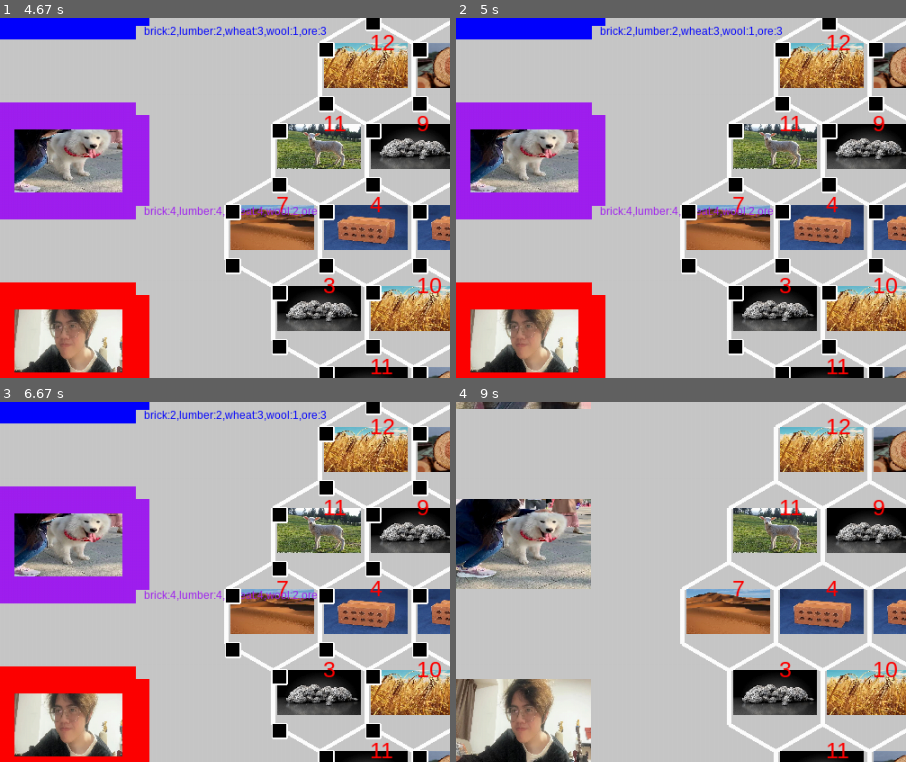
Above: before the commit, frames 1-4 (two rows, left to right).
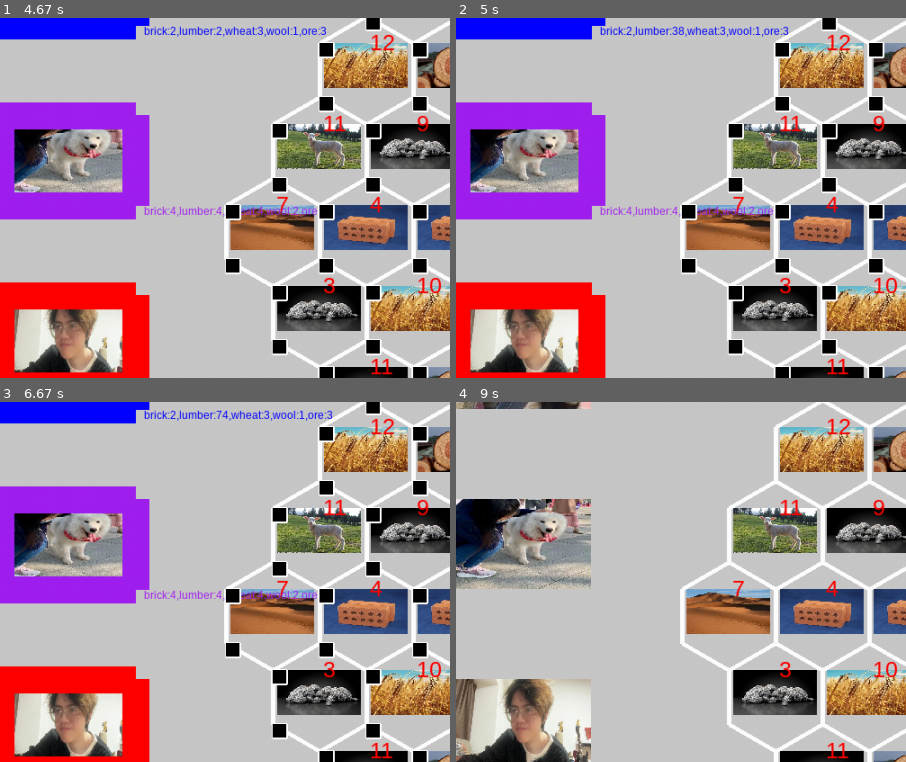
Above: after the commit, the same moments.

Repository: HAOzj/Practices-Python
Game: pygame game, started from pygame/catan/main.py
The game is run twice, just before and just after one commit, with the same random seed, the same clock (stepped at 60 frames per second) and the same inputs.
Inputs:
- Up to frame 1 (4.67 s): hold Up 0.83-1.3 s; hold Right 1.33-1.8 s; tap R at 1.83 s; hold Left 2.33-2.93 s; tap P at 2.97 s; tap V at 3.8 s
- Up to frame 2 (5 s): tap M at 4.9 s
- Up to frame 3 (6.67 s): tap M at 6.3 s
- Up to frame 4 (9 s): tap R at 8.87 s
The pictures show only the part of the screen within x 0-50%, y 15-65%; the shares and areas given below are measured in that part.

Frame 1 is identical in both runs. In frame 2, 0.3% of the frame differs, in the area x 48-74%, y 2-6%; in frame 3, 0.3%; in frame 4, nothing differs.

Commit message:
develop card except knight; refactor

Diff:
--- a/pygame/catan/conf.py
+++ b/pygame/catan/conf.py
@@ -9,6 +9,9 @@
 BACKGROUND = (200, 200, 200)
 CAPTION = '妹多局之卡坦岛'
 
+# 资源
+RESOURCES = 'wool lumber wheat ore brick desert'.split(' ')
+
 # tile
 RADIUS = 30
 
@@ -17,6 +20,7 @@
 
 # 玩家配置
 WIN_POINT = 10
+HUT_MAX, TOWN_MAX = 5, 4
 names = ['小蓝', '小紫', '小红', '小绿']
 colors = ['blue', 'purple', 'red', 'green']
 xs = [0] * 4
--- a/pygame/catan/main.py
+++ b/pygame/catan/main.py
@@ -4,17 +4,19 @@
 
 @author : woshihaozhaojun@sina.com
 """
+import random
 from collections import deque
 from time import sleep
 
 import pygame
 
 from conf import (
-    CAPTION, WIDTH, HEIGHT, BACKGROUND, WIN_POINT,
+    CAPTION, WIDTH, HEIGHT, BACKGROUND,
+    WIN_POINT, HUT_MAX, TOWN_MAX, RESOURCES,
     xs, ys, colors, names
 )
 from player import (
-    Player, WarningMessage
+    Player, WarningMessage, DevelopCard
 )
 from tile import Hexagon
 from util import (
@@ -33,6 +35,15 @@
     print('---initialize resource---')
     for jugador in color2player.values():
         print(f"for {jugador.name}, {jugador.resources}")
+
+
+def init_develop_card():
+    """初始化发展卡堆"""
+    ans = [[DevelopCard.KNIGHT]] * 20 \
+        + [[DevelopCard.ROAD] * 2, [DevelopCard.CARD] * 2, [DevelopCard.MONOPOLY]] * 4 \
+        + [[DevelopCard.POINT]] * 8
+    random.shuffle(ans)
+    return ans
 
 
 def init_tiles(screen):
@@ -100,10 +111,12 @@
     ):
         if player.build_road():
             tile.change_edge_color(j - 1, player.color)
+            player.roads.add(road)
         else:
             player.warning(obj='road')
     else:
         player.warning(message=WarningMessage.ENCLAVE)
+
     sleep(0.5)
 
 
@@ -124,12 +137,15 @@
     village = tile.vertices[j - 1]
     if village.color != Hexagon.INIT_COLOR:
         player.warning(message=WarningMessage.OCCUPIED)
+    elif len(player.huts) >= HUT_MAX:
+        player.warning(message=WarningMessage.EXCEED, obj='hut')
     elif not is_check or any([edge.color == player.color for edge in ver2edge[village]]):
         if any([ver.color != Hexagon.INIT_COLOR for ver in ver2ver[village]]):
             player.warning(message=WarningMessage.OVERCROWDED)
         elif player.build_village():
             tile.change_vertex_color(j - 1, player.color)
             player.point += 1
+            player.huts.add(village)
         else:
             player.warning(obj='village')
     else:
@@ -148,9 +164,13 @@
     village = tile.vertices[j - 1]
     if village.color != player.color:
         player.warning(message=WarningMessage.OCCUPIED)
+    elif len(player.towns) >= TOWN_MAX:
+        player.warning(message=WarningMessage.EXCEED, obj='village')
     elif player.update_village():
+        player.huts.discard(village)
         tile.upgrade_vertex(j - 1)
         player.point += 1
+        player.towns.add(village)
     else:
         player.warning(message=WarningMessage.SHORTAGE)
     sleep(0.5)
@@ -166,7 +186,26 @@
     village = tile.vertices[j - 1]
     player.demolish_village(village=village, color=Hexagon.INIT_COLOR)
     player.point -= 1
-    sleep(0.5)
+    player.huts.remove(village)
+    sleep(0.5)
+
+
+def draw_develop_card(player: Player, develop_card_stack: list):
+    """抽发展卡"""
+    if develop_card_stack:
+        if player.draw_develop_card():
+            card = develop_card_stack.pop()
+            player.develop_card += card
+    else:
+        print("develop card stack is empty")
+    sleep(0.5)
+
+
+def monopolize(player: Player, players: list, tile: Hexagon):
+    res = tile.res
+    if res in RESOURCES[:-1]:
+        for tmp in [tmp for tmp in players if tmp != player]:
+            player.resources[res] += tmp.resources[res]
 
 
 def main():
@@ -179,7 +218,8 @@
     # 设置游戏标题
     pygame.display.set_caption(CAPTION)
 
-    # 初始化tiles, players
+    # 初始化tiles, players, 发展卡堆
+    develop_card_stack = init_develop_card()
     tiles, no2tiles = init_tiles(screen)
 
     players = deque([
@@ -189,9 +229,6 @@
 
     color2player = dict([(player.color, player) for player in players])
     ver2edge, ver2ver, edge2edge, edge2ver = drop_duplicate_and_befriend_edge_vertex(tiles)
-
-    # for v, es in ver2edge.items():
-    #     print(v.topleft, [e.mid for e in es])
 
     # 初始化精灵组
     hex_group = pygame.sprite.Group()
@@ -284,12 +321,18 @@
                 build_road(player, tile=tiles[i], j=j, edge2edge=edge2edge, edge2ver=edge2ver, is_check=turno > 8)
             elif keys[pygame.K_v]:
                 build_village(player, tiles[i], j, ver2edge=ver2edge, ver2ver=ver2ver, is_check=turno > 8)
-            elif keys[pygame.K_u]:
+            elif keys[pygame.K_u] and turno > 4:
                 upgrade_village(player, tiles[i], j)
             elif keys[pygame.K_t]:
                 demolish_road(player, tile=tiles[i], j=j)
             elif keys[pygame.K_b]:
                 demolish_village(player, tile=tiles[i], j=j)
+            elif keys[pygame.K_d] and turno > 8:  # 抽发展卡
+                draw_develop_card(player, develop_card_stack)
+            elif keys[pygame.K_p]:  # 抽两张卡
+                player.pick_resource(tiles[i])
+            elif keys[pygame.K_m]:  # 使用垄断卡
+                monopolize(player, players, tiles[i])
 
             for jugador in players:
                 jugador.show_card()
--- a/pygame/catan/player.py
+++ b/pygame/catan/player.py
@@ -12,12 +12,23 @@
 # from enum import StrEnum
 from util import draw_colorized_contour
 
+from conf import RESOURCES
 
-class WarningMessage():
+
+class WarningMessage:
     OVERCROWDED = "there is already settlement in vicinity"
     OCCUPIED = "this {} is already occupied"
     ENCLAVE = "no connected settlement or road"
     SHORTAGE = "no enough res for {}"
+    EXCEED = "your {}s have exceeded the capacity"
+
+
+class DevelopCard:
+    KNIGHT = 'knight'
+    POINT = 'point'
+    ROAD = 'road'
+    CARD = 'card'
+    MONOPOLY = 'monopoly'
 
 
 class Player(pygame.sprite.Sprite):
@@ -53,11 +64,16 @@
         self.resources = defaultdict(int)
         self.name = name
         self.font = pygame.font.SysFont('Arial', 12)
-        self.edges, self.vertices = set(), set()
-        self.point = 0  # TODO: 计算分数
+        self.point = 0  # 分数
+        self.roads, self.huts, self.towns = set(), set(), set()  # 大城和小城分开是为了保证数量不超
+        self.develop_card = list()
+
+        # 文字显示位置
         self.dest = (self.rect.right + 10, self.rect.y)
         self.card_dest = (self.rect.right + 10, self.rect.y + self.HEIGHT)
+        self.develop_card_dest = (self.rect.right + 10, self.rect.y + 1.5 * self.HEIGHT)
 
+        # 开始时可以建一座小城和一座大城以及两条路
         for res in self.VILLAGE + self.ROAD:
             self.__add__(res)
             self + res
@@ -74,31 +90,43 @@
     def roll_dice():
         return random.randint(1, 6) + random.randint(1, 6)
 
-    def build_road(self):
-        if all([self.resources[res] >= 1 for res in self.ROAD]):
-            for res in self.ROAD:
+    def pick_resource(self, tile):
+        if tile.res in RESOURCES[:-1] and DevelopCard.CARD in self.develop_card:
+            self + tile.res
+            self.develop_card.remove(DevelopCard.CARD)
+
+    def consume_resource(self, res_list):
+        if all([self.resources[res] >= 1 for res in res_list]):
+            for res in res_list:
                 self - res
             return True
         return False
 
-    def build_village(self):
-        if all([self.resources[res] >= 1 for res in self.VILLAGE]):
-            for res in self.VILLAGE:
-                self - res
+    def draw_develop_card(self):
+        return self.consume_resource(self.DEVELOP_CARD)
+
+    def build_road(self):
+        is_road_enough = self.consume_resource(self.ROAD)
+        if is_road_enough:
+            return True
+        elif DevelopCard.ROAD in self.develop_card:
+            self.develop_card.remove(DevelopCard.ROAD)
             return True
         return False
 
+    def build_village(self):
+        return self.consume_resource(self.VILLAGE)
+
     def update_village(self):
-        if all([self.resources[res] >= 1 for res in self.UPGRADE]):
-            for res in self.UPGRADE:
-                self - res
-            return True
-        return False
+        return self.consume_resource(self.UPGRADE)
 
     def demolish_village(self, village, color):
         if village.color == self.color:
             for res in self.VILLAGE:
                 self + res
+            if village.level == 2:
+                for res in self.UPGRADE:
+                    self + res
             village.change_color(color)
         else:
             self.screen.blit(
@@ -152,3 +180,12 @@
             ),
             dest=self.card_dest
         )
+
+        self.screen.blit(
+            source=self.font.render(
+                ",".join(self.develop_card),
+                True,
+                pygame.Color(self.color)
+            ),
+            dest=self.develop_card_dest
+        )
--- a/pygame/catan/tile.py
+++ b/pygame/catan/tile.py
@@ -9,7 +9,7 @@
 import pygame
 
 from conf import (
-    RADIUS, INIT_COLOR
+    RADIUS, INIT_COLOR, RESOURCES
 )
 from edge import Edge
 from vertex import Vertex
@@ -30,7 +30,7 @@
         vertices(list[Vertex]): six vertices, where players can build settlements
     """
     RADIUS = RADIUS
-    RESOURCE_TYPES = 'wool lumber wheat ore brick desert'.split(' ')
+    RESOURCE_TYPES = RESOURCES
     RESOURCE_IMAGES = [pygame.image.load(f"../images/catan/{res}.jpeg") for res in RESOURCE_TYPES]
     TIPO2IMAGE = dict(zip(RESOURCE_TYPES, RESOURCE_IMAGES))
     G3 = math.sqrt(3)
